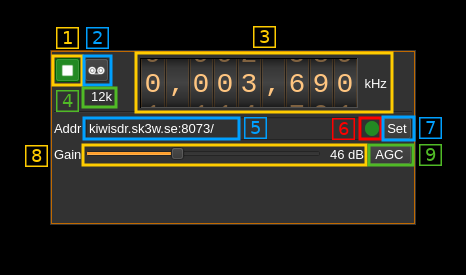
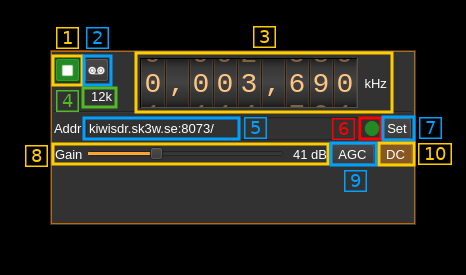
Layered file, before and after one edit (466×275). Changes by layer:
added layer "10" above "Overlay_10" over (418, 143, 452, 165)
added layer "Overlay_10" above "9" over (377, 141, 416, 167)
painted on "9" over (344, 144, 442, 192)
painted on "Overlay_09" over (329, 141, 415, 167)
painted on "Overlay_08" over (51, 142, 368, 167)
added layer "Patch_01" above "2019-06-08-013100_370x225_scrot.png" over (54, 142, 414, 166)
